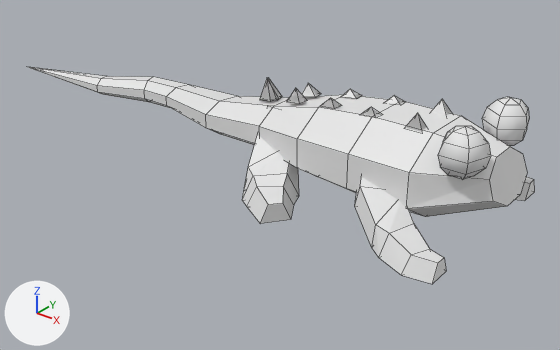
The Blender file Assets/Art/Sprite/Croco/Corpse.blend, before and after one commit.
Camera for both pictures: a 50 mm camera at (5.1, -26.4, 13.4) aimed at (-16.7, 0.9, -3.5). Arrows for +X, +Y and +Z are at lower left; the lights stay in place. Mesh edges are drawn as thin lines.

Before the edit, the objects in view are built like this:
```python
ob_cube_001 = bpy.data.objects.new('Cube.001', me_cube_001)
ob_cube_001.location = (-6.69, -3.88, -1.08)
ob_cube_001.rotation_euler = (0.0, 0.0, -0.374)  # degrees (0, 0, -21)
ob_cube_001.scale = (0.582, 0.582, 0.582)
ob_cube_002 = bpy.data.objects.new('Cube.002', me_cube_002)
ob_cube_002.location = (-13.69, -3.12, -1.11)
ob_cube_002.rotation_euler = (0.0, 0.0, -0.69)  # degrees (0, 0, -40)
ob_cube_002.scale = (0.582, 0.582, 0.582)
ob_cube_008 = bpy.data.objects.new('Cube.008', me_cube_008)
ob_cube_008.location = (-8.34, -1.19, 2.02)
ob_cube_008.scale = (0.412, 0.412, 0.28)
ob_cube_009 = bpy.data.objects.new('Cube.009', me_cube_009)
ob_cube_009.location = (-12.62, -0.94, 1.78)
ob_cube_009.rotation_euler = (0.0, -0.103, -0.0941)  # degrees (0, -5.9, -5.4)
ob_cube_009.scale = (0.412, 0.412, 0.144)
ob_cube_010 = bpy.data.objects.new('Cube.010', me_cube_010)
ob_cube_010.location = (-10.51, -1.1, 1.92)
ob_cube_010.rotation_euler = (0.0, -0.104, -0.0583)  # degrees (0, -6, -3.3)
ob_cube_010.scale = (0.412, 0.412, 0.139)
ob_cube_011 = bpy.data.objects.new('Cube.011', me_cube_011)
ob_cube_011.location = (-14.67, -0.66, 1.53)
ob_cube_011.rotation_euler = (0.0, -0.173, -0.123)  # degrees (0, -10, -7)
ob_cube_011.scale = (0.412, 0.412, 0.248)
ob_cube_012 = bpy.data.objects.new('Cube.012', me_cube_012)
ob_cube_012.location = (-16.64, -0.26, 1.23)
ob_cube_012.rotation_euler = (0.0, -0.173, -0.189)  # degrees (0, -10, -11)
ob_cube_012.scale = (0.412, 0.412, 0.422)
ob_cylinder = bpy.data.objects.new('Cylinder', me_cylinder)
ob_cylinder.location = (-12.71, 0.02, 0.03)
ob_cylinder.scale = (1.0, 1.53, 1.0)
ob_sphere = bpy.data.objects.new('Sphere', me_sphere_011)
ob_sphere.location = (-5.9, -1.93, 1.74)
```
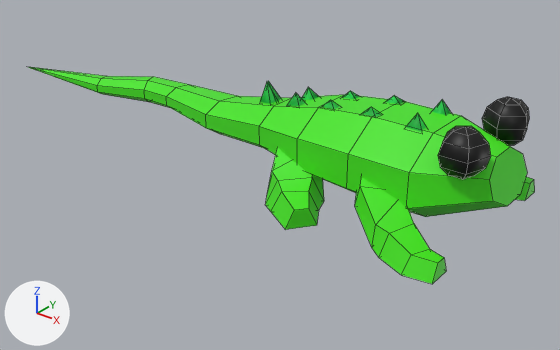
What changed in the scene script:
```text
Add mat_material_003:
    mat_material_003 = principled_material('Material.003')
    mat_material_003.base_color = (0.0579, 0.8, 0.00942)  # green #44e718
Add mat_material_001:
    mat_material_001 = principled_material('Material.001')
    mat_material_001.base_color = (0.0168, 0.8, 0.0887)  # green #23e754
Add mat_material_002:
    mat_material_002 = principled_material('Material.002')
    mat_material_002.base_color = (0.0, 0.0, 0.0)  # black #000000
Change me_sphere_011:
    where me_sphere_011.from_pydata(...)  # 27 vertices, 30 faces; spans x -0.95..0.95, y -0.81..1.0, z -1.0..1.0
    add me_sphere_011.materials.append(mat_material_002)  # black #000000
Change me_cylinder:
    where me_cylinder.from_pydata(...)  # 73 vertices, 73 faces; spans x -24.2..8.3, y -1.9..1.8, z -2.0..1.8
    add me_cylinder.materials.append(mat_material_003)  # green #44e718
Change me_cube_012:
    where me_cube_012.from_pydata(...)  # 10 vertices, 12 faces; spans x -1.26..1.07, y -0.35..1.74, z -1.03..1.46
    add me_cube_012.materials.append(mat_material_001)  # green #23e754
Change me_cube_011:
    where me_cube_011.from_pydata(...)  # 10 vertices, 12 faces; spans x -1.42..1.0, y -0.35..3.54, z -1.0..1.53
    add me_cube_011.materials.append(mat_material_001)  # green #23e754
Change me_cube_010:
    where me_cube_010.from_pydata(...)  # 10 vertices, 12 faces; spans x -1.33..1.0, y -0.35..5.51, z -1.0..1.53
    add me_cube_010.materials.append(mat_material_001)  # green #23e754
Change me_cube_009:
    where me_cube_009.from_pydata(...)  # 10 vertices, 12 faces; spans x -1.45..1.0, y -0.35..4.8, z -1.0..1.55
    add me_cube_009.materials.append(mat_material_001)  # green #23e754
Change me_cube_008:
    where me_cube_008.from_pydata(...)  # 10 vertices, 12 faces; spans x -1.0..1.0, y -0.35..5.86, z -1.0..1.45
    add me_cube_008.materials.append(mat_material_001)  # green #23e754
Change me_cube_002:
    where me_cube_002.from_pydata(...)  # 24 vertices, 22 faces; spans x -7.76..2.94, y -2.5..5.0, z -2.25..3.36
    add me_cube_002.materials.append(mat_material_003)  # green #44e718
Change me_cube_001:
    where me_cube_001.from_pydata(...)  # 24 vertices, 22 faces; spans x -7.73..2.76, y -1.7..4.01, z -2.14..3.0
    add me_cube_001.materials.append(mat_material_003)  # green #44e718
Change ob_cube_012:
    ob_cube_012.location: (-16.64, -0.26, 1.23) -> (-16.64, -0.26, 1.06)
Change ob_cube_011:
    ob_cube_011.location: (-14.67, -0.66, 1.53) -> (-14.67, -0.66, 1.32)
Change ob_cube_009:
    ob_cube_009.location: (-12.62, -0.94, 1.78) -> (-12.62, -0.94, 1.69)
Change ob_cube_002:
    ob_cube_002.location: (-13.69, -3.12, -1.11) -> (-12.36, -3.12, -0.91)
```

Where the change shows, as pixel boxes [x1, y1, x2, y2] in the pictures (560 x 350 px):
'Cylinder', recoloured (white to green): [29, 67, 527, 217] in both
'Cube.002', recoloured, moved: before [242, 106, 299, 224]; after [266, 148, 324, 230]
'Cube.001', recoloured (white to green): [355, 177, 535, 284] in both
'Sphere', recoloured (white to black): [438, 97, 529, 179] in both
'Cube.011', recoloured, moved: before [287, 83, 321, 104]; after [287, 87, 319, 106]
'Cube.008', recoloured (grey to green): [405, 99, 452, 132] in both
'Cube.012', recoloured, moved: before [259, 77, 282, 102]; after [260, 81, 281, 104]
'Cube.009', recoloured, moved: before [320, 89, 362, 109]; after [322, 91, 360, 109]
'Cube.010', recoloured (grey to green): [362, 95, 405, 117] in both
